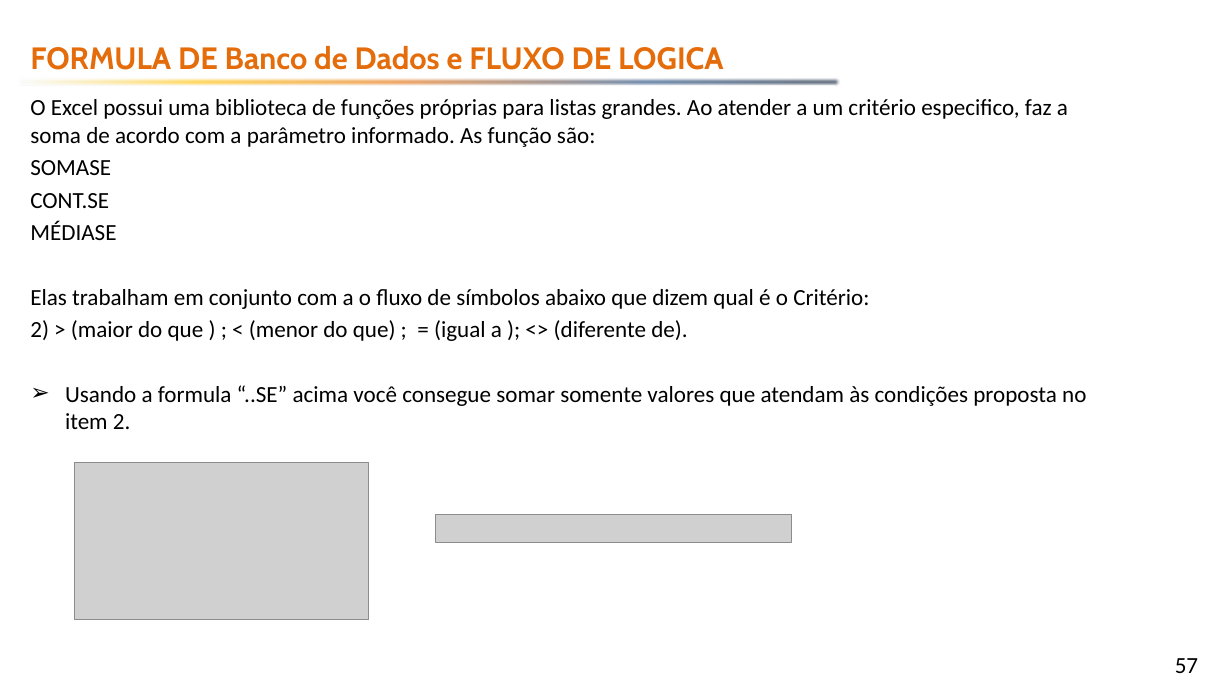
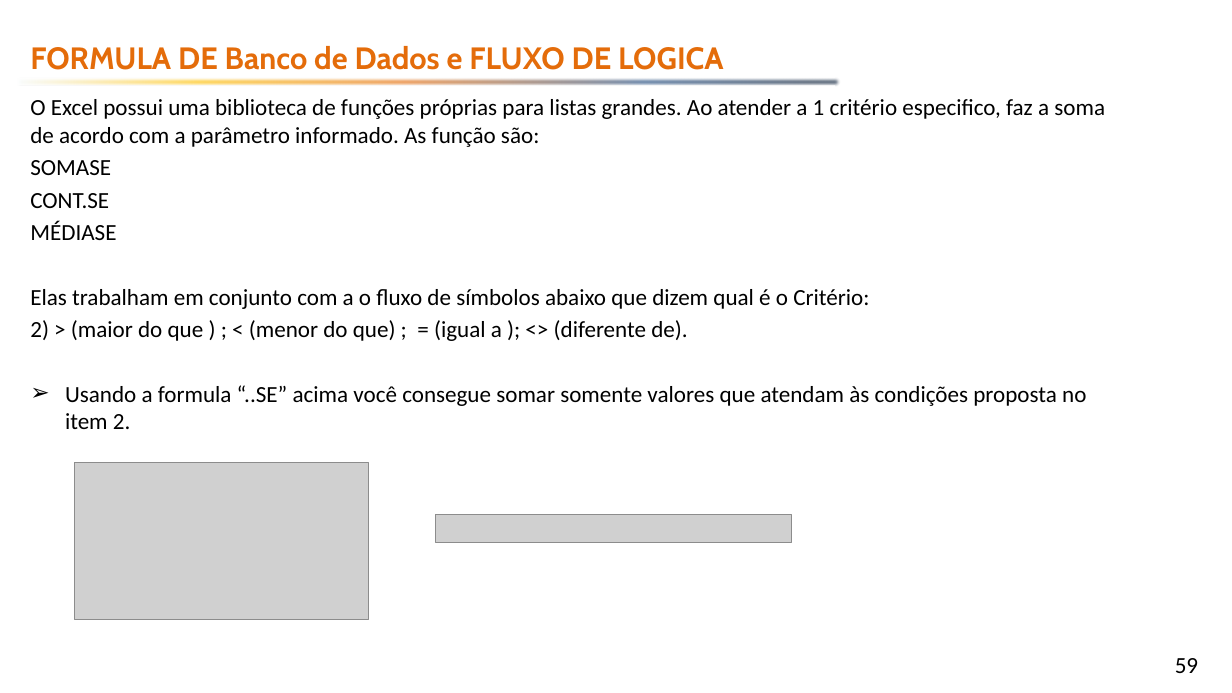
Before and after one commit to emerson-fenrir/Excel_Basico, a slide deck: slide 59 of Professor/Aula3.pptx (slide 57 before the commit). Drawn at 1232x693 pixels with LibreOffice and Linux fonts; fonts in the diff are those of the drawing; grey boxes stand for pictures; background and template pictures are left out. Boxes give left, top, right and bottom in pixels: in the first picture for what was removed or moved away, otherwise in the second. Text is boxed around its words. In the diff, an @@ line names an element or a change of style, - is before the commit and + after.

```diff
--- a/Professor/Aula3.pptx
+++ b/Professor/Aula3.pptx
@@ text at <box>30,99,1105,147</box>: text changed @@
-O Excel possui uma biblioteca de funções próprias para listas grandes. Ao atender a um critério especifico, faz a soma de acordo com a parâmetro informado. As função são:
+O Excel possui uma biblioteca de funções próprias para listas grandes. Ao atender a 1 critério especifico, faz a soma de acordo com a parâmetro informado. As função são:
@@ page number at <box>1175,658,1198,673</box>: text changed @@
-57
+59
```
Also in this commit, not shown: 2 other slides changed, 9 slides added, 1 slide removed, 10 other files.
